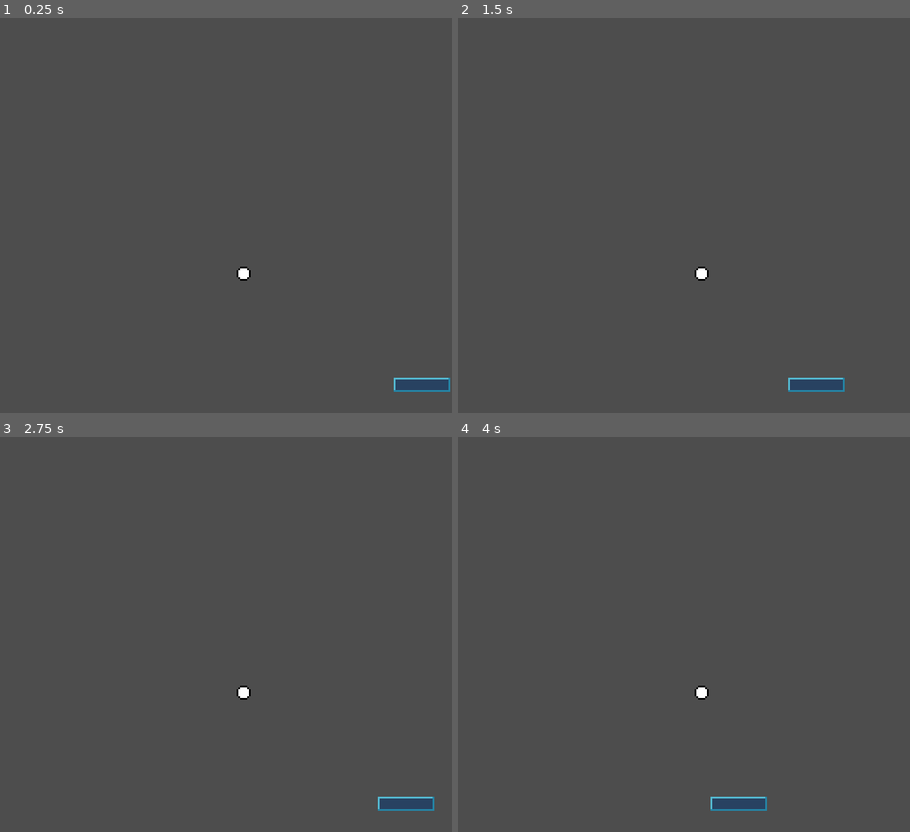
Above: before the commit, frames 1-4 (two rows, left to right).
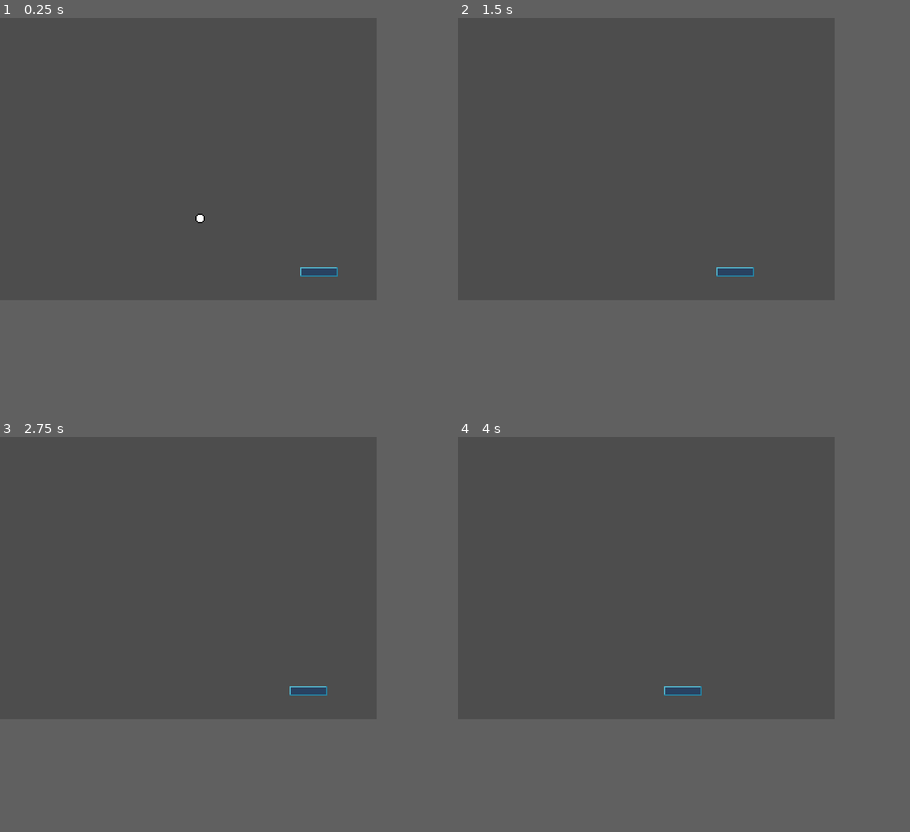
Above: after the commit, the same moments.

Repository: graywes/ball-game
Game: Godot game, scene res://ball.tscn
The game is run twice, just before and just after one commit, with the same random seed, the same clock (stepped at 60 frames per second) and the same inputs. Before the commit the project has no main scene; this scene is started directly in both runs.
Inputs:
- Up to frame 1 (0.25 s): no input
- Up to frame 2 (1.5 s): hold D (right) 0.53-1.28 s; hold A (left) from 1.28 s (still down)
- Up to frame 3 (2.75 s): release A (left) at 2.03 s; hold D (right) from 2.03 s (still down)
- Up to frame 4 (4 s): tap Enter at 3.5 s; release D (right) at 3.53 s; hold A (left) from 3.53 s (still down)
In our replay, the window is 768x672 before the commit and 640x480 after it. These sizes can differ from the game's own. Grey fills any space a smaller window leaves; there, only what the larger window draws over its background counts as a difference.

The runs differ from the first frame. In frame 1, 0.8% of the frame differs, in the area x 43-100%, y 49-95%; in frame 2, 0.7%; in frame 3, 0.7%; in frame 4, 0.7%.

Commit message:
update 1

Diff:
--- /dev/null
+++ b/ball.gd
@@ -0,0 +1,17 @@
+extends CharacterBody2D
+
+
+const SPEED = 300.0
+const JUMP_VELOCITY = -400.0
+
+# Get the gravity from the project settings to be synced with RigidBody nodes.
+var gravity = ProjectSettings.get_setting("physics/2d/default_gravity")
+var vel = Vector2.DOWN
+
+func _physics_process(delta):
+	velocity = vel
+	var colision = move_and_collide(velocity * delta * 70)
+	if colision:
+		print("yewa")
+		vel = velocity.bounce(colision.get_normal().rotated((colision.get_collider().get_parent().get_parent().position).angle_to(position + Vector2(0, 5)) * -2))
+		print(colision.get_collider().get_parent().get_parent())
--- a/ball.tscn
+++ b/ball.tscn
@@ -1,8 +1,9 @@
-[gd_scene load_steps=6 format=3 uid="uid://bq1krxesd686a"]
+[gd_scene load_steps=8 format=3 uid="uid://bq1krxesd686a"]
 
 [ext_resource type="Script" path="res://input.gd" id="1_lc4na"]
 [ext_resource type="Texture2D" uid="uid://dwcvke5uew4nv" path="res://New Piskel.png" id="2_yafl5"]
 [ext_resource type="Texture2D" uid="uid://b28ma6na7d8l7" path="res://New Piskel (1).png" id="3_5ddu5"]
+[ext_resource type="Script" path="res://ball.gd" id="3_krie0"]
 
 [sub_resource type="Curve2D" id="Curve2D_0amkw"]
 _data = {
@@ -10,12 +11,16 @@
 }
 point_count = 2
 
+[sub_resource type="RectangleShape2D" id="RectangleShape2D_ecocw"]
+size = Vector2(32, 7)
+
 [sub_resource type="RectangleShape2D" id="RectangleShape2D_7m841"]
 size = Vector2(8, 8)
 
 [node name="Node2D" type="Node2D"]
 
 [node name="Camera2D" type="Camera2D" parent="."]
+zoom = Vector2(2, 2)
 
 [node name="Path2D" type="Path2D" parent="."]
 curve = SubResource("Curve2D_0amkw")
@@ -30,9 +35,17 @@
 [node name="NewPiskel" type="Sprite2D" parent="Path2D/PathFollow2D"]
 texture = ExtResource("2_yafl5")
 
+[node name="AnimatableBody2D" type="AnimatableBody2D" parent="Path2D/PathFollow2D/NewPiskel"]
+sync_to_physics = false
+
+[node name="CollisionShape2D" type="CollisionShape2D" parent="Path2D/PathFollow2D/NewPiskel/AnimatableBody2D"]
+position = Vector2(0, 0.5)
+shape = SubResource("RectangleShape2D_ecocw")
+
 [node name="CharacterBody2D" type="CharacterBody2D" parent="."]
 position = Vector2(10, 33)
 motion_mode = 1
+script = ExtResource("3_krie0")
 
 [node name="NewPiskel(1)" type="Sprite2D" parent="CharacterBody2D"]
 texture = ExtResource("3_5ddu5")
--- a/project.godot
+++ b/project.godot
@@ -11,14 +11,16 @@
 [application]
 
 config/name="ball"
+run/main_scene="res://ball.tscn"
 config/features=PackedStringArray("4.1", "GL Compatibility")
 config/icon="res://icon.svg"
 
 [display]
 
-window/size/viewport_width=256
-window/size/viewport_height=224
-window/stretch/mode="viewport"
+window/size/viewport_width=640
+window/size/viewport_height=480
+window/size/mode=2
+window/stretch/mode="canvas_items"
 
 [input]
 
